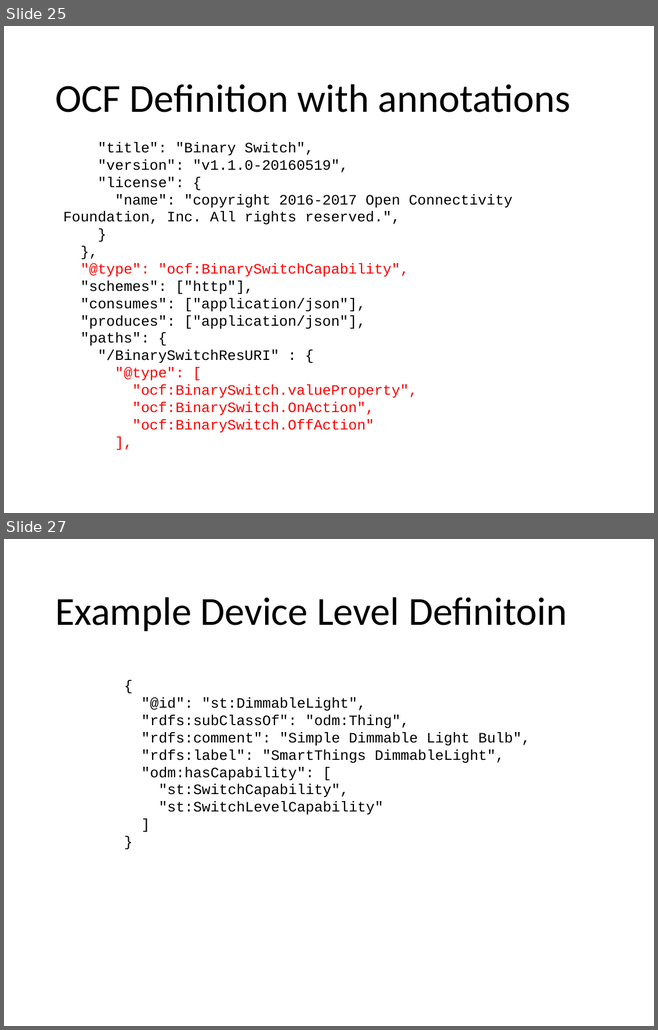
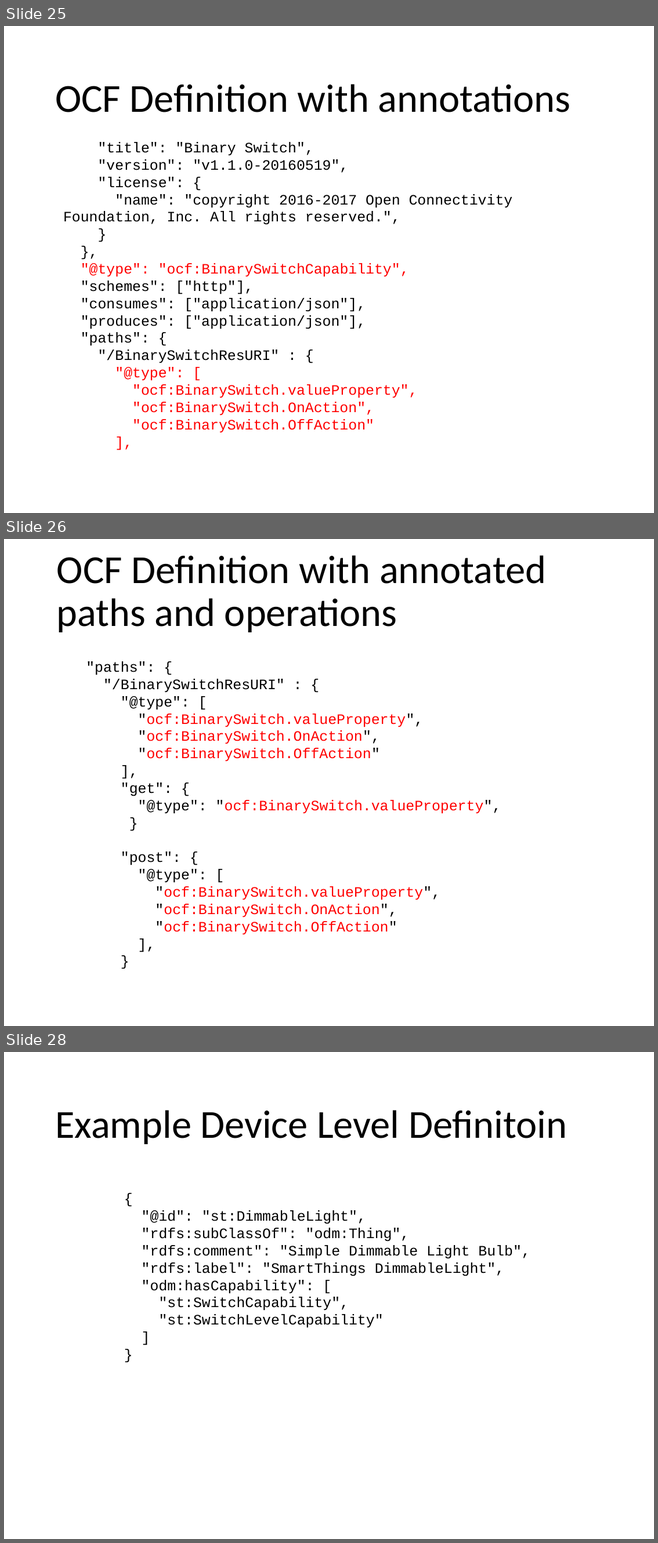
Before and after one commit to mjkoster/ODM-Examples, a slide deck: ODM-CDF.pptx. Shown one above the other, each under a label of ours: slides 25 and 27 before the commit, slides 25, 26 and 28 after it; the slides between them are not shown. The pictures are 658x1030 and 658x1543 pixels, drawn with LibreOffice and Linux fonts; fonts in the diff are those of the drawing. Boxes give left, top, right and bottom in pixels: in the first picture for what was removed or moved away, otherwise in the second. Text is boxed around its words. In the diff, an @@ line names an element or a change of style, - is before the commit and + after.

Commit message:
update slides
add annotation example for OCF path and operation

```diff
--- a/ODM-CDF.pptx
+++ b/ODM-CDF.pptx
@@ slide 26 added at (x1=4, y1=539, x2=654, y2=1026), background #FFFFFF @@
@@ title added at (x1=57, y1=555, x2=546, y2=632), 44 pt, text #000000 @@
+OCF Definition with annotated paths and operations
@@ text added at (x1=86, y1=661, x2=501, y2=935), 16 pt, text #FF0000 @@
+"paths": {
+"/BinarySwitchResURI" : {
+"@type": [
+"ocf:BinarySwitch.valueProperty",
+"ocf:BinarySwitch.OnAction",
+"ocf:BinarySwitch.OffAction"
+],
+"get": {
+"@type": "ocf:BinarySwitch.valueProperty",
+}
+"post": {
+"@type": [
+"ocf:BinarySwitch.valueProperty",
+"ocf:BinarySwitch.OnAction",
+"ocf:BinarySwitch.OffAction"
+],
+}
@@ what was slide 27 is now slide 28 @@
```
Also in this commit, not shown: 1 slide changed, 1 other file.
